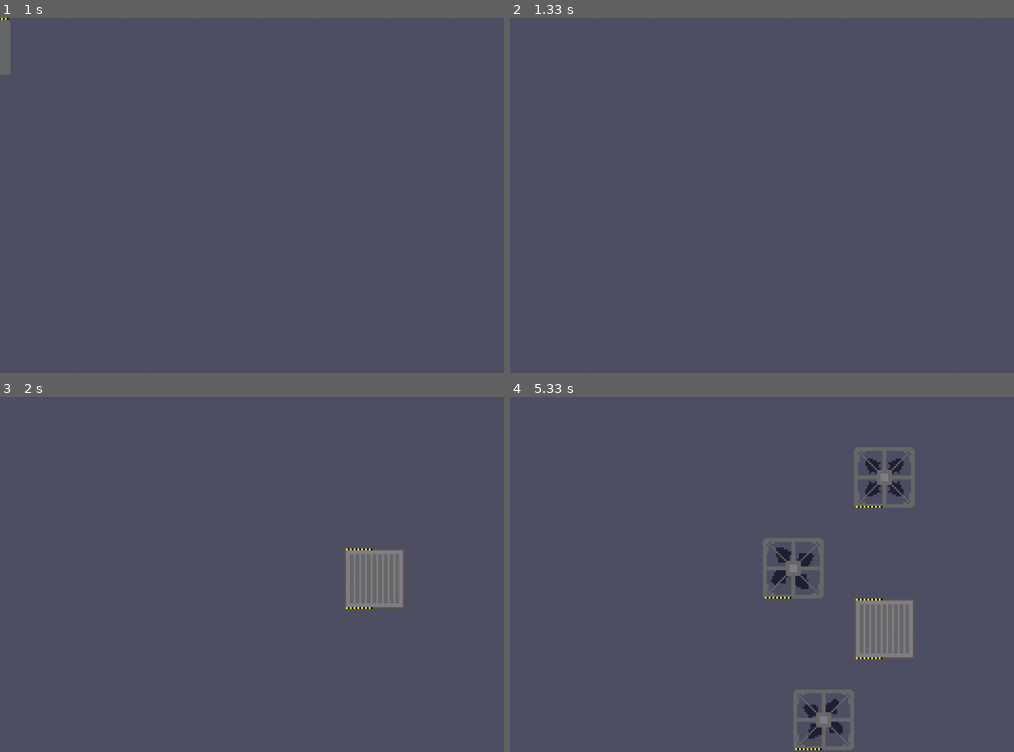
Above: before the commit, frames 1-4 (two rows, left to right).
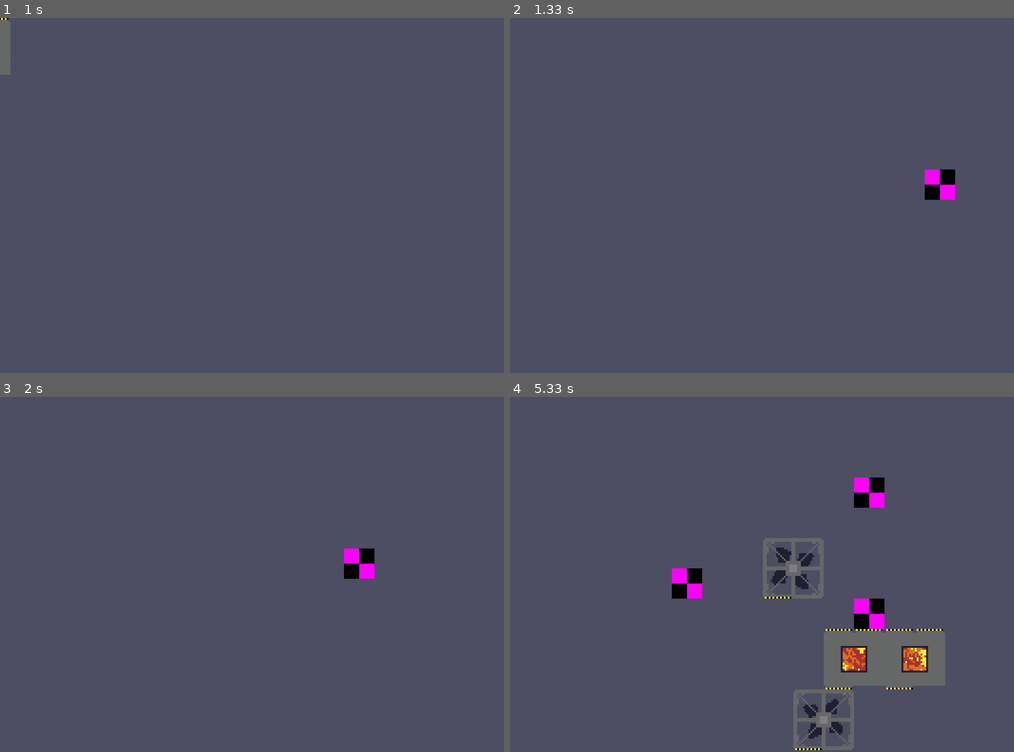
Above: after the commit, the same moments.

Repository: fijianfugufish/factory-game
Game: pygame game, started from main.pyw
Same seed, same stepped clock (60 frames per second), same inputs: the game is played once before the commit and once after it.
Inputs (mouse positions are in pixels of both pictures, inside the frame that each line leads up to):
- Up to frame 1 (1 s): tap V at 0.33 s; hold Z from 0.67 s (still down); hold D from 0.67 s (still down); move the mouse to (428, 184) at 0.7 s
- Up to frame 2 (1.33 s): release Z at 1.13 s; release D at 1.13 s; tap T at 1.17 s
- Up to frame 3 (2 s): hold I 1.5-1.97 s; hold D 1.5-1.97 s; move the mouse to (312, 652) at 1.53 s
- Up to frame 4 (5.33 s): tap C at 2, 3.32, 4.72 s; hold D 2.33-2.8 s; move the mouse to (847, 450) at 2.37 s; tap T at 2.48, 3.82, 5.15 s; hold W 2.83-3.13 s; move the mouse to (832, 606) at 2.87 s; tap V at 2.98, 4.38 s; hold D 3.17-3.63 s; move the mouse to (782, 453) at 3.2 s; hold A 3.67-4.2 s; move the mouse to (585, 563) at 3.7 s; hold S 4.23-4.53 s; move the mouse to (777, 613) at 4.27 s; hold A 4.57-4.97 s; move the mouse to (751, 514) at 4.6 s; hold W from 5 s (still down); move the mouse to (903, 631) at 5.03 s

Frame 1 is identical in both runs. In frame 2, 0.5% of the frame differs, in the area x 82-89%, y 42-52%; in frame 3, 1.8%; in frame 4, 5.8%, in the area x 32-87%, y 14-83%.

Commit message:
added unconditional routers

Diff:
--- a/decodeFactory.py
+++ b/decodeFactory.py
@@ -23,6 +23,7 @@
 visibleMachines: set[int] = set()
 visibleProducers: set[int] = set()
 visibleInventories: set[int] = set()
+visibleRouters: set[int] = set()
 visibleItems: dict[int, "Item"] = {}
 visibleSprites: list[pygameui.Sprite] = []
 # the seemingly complex keys ensure that every tranport and id sprite pairs are able to be referenced uniquely
@@ -115,6 +116,21 @@
                 self.changeImage(_BasicContainerSprite)
             case _:
                 raise ValueError(f"unknown inventory type {type!r}")
+
+        self.id = id
+        self.z = 1
+
+        self.worldPos = worldPos
+
+class Router(pygameui.Sprite):
+    def __init__(self, x, y, id, worldPos, type, **kwargs):
+        super().__init__(x, y, w = 1 * 64, h = 1 * 64, **kwargs)
+
+        match type:
+            case "Combiner":
+                ... # no assets
+            case _:
+                raise ValueError(f"unknown router type {type!r}")
 
         self.id = id
         self.z = 1
@@ -389,6 +405,19 @@
             box.setFlipped(*inventory.flipped)
             _addComponentSprite(id, box)
 
+    # decode for routers
+    elif id in factory.routers:
+        router = factory.routers[id]
+        pos = router.position
+
+        screenPos = worldToSreen(pos)
+
+        if not isOffscreen(screenPos):
+            split = Router(screenPos[0], screenPos[1], id, pos, router.type)
+            split.rotation = router.rotation.value
+            split.setFlipped(*router.flipped)
+            _addComponentSprite(id, split)
+
 def _renderVisibleItems(factory: fac.Factory):
     global nextVisibleItemid
 
@@ -544,6 +573,35 @@
                     occupiedSpaces.discard(pos)
                     visibleComponentsAt.pop(pos, None)
 
+    for router in factory.routers.values():
+        offscreen = isOffscreen(worldToSreen(router.position))
+
+        width, height = router.size
+
+        if router.rotation in (fac.Directions.East, fac.Directions.West):
+            width, height = height, width
+
+        if not offscreen and router.id not in visibleRouters:
+            visibleRouters.add(router.id)
+
+            # add occupied positions
+            for x in range(width):
+                for y in range(height):
+                    pos = (router.position[0] + x, router.position[1] + y)
+                    occupiedSpaces.add(pos)
+                    visibleComponentsAt[pos] = router.id
+
+        elif offscreen and router.id in visibleRouters:
+            visibleRouters.remove(router.id)
+            _destroyComponentSprites(router.id)
+
+            # remove occupied positions
+            for x in range(width):
+                for y in range(height):
+                    pos = (router.position[0] + x, router.position[1] + y)
+                    occupiedSpaces.discard(pos)
+                    visibleComponentsAt.pop(pos, None)
+
 def decodeAndRender(factory: fac.Factory, dt = 0, moved = False, forceRender = False):
     """render all factory components onscreen"""
     global cameraPos, lastCameraPos, renderDistance, _transportFrameSync
@@ -564,6 +622,10 @@
         for inventoryid in visibleInventories:
             if inventoryid not in componentSprites:
                 _decodeFactoryComponent(factory, inventoryid)
+
+        for routerid in visibleRouters:
+                if routerid not in componentSprites:
+                    _decodeFactoryComponent(factory, routerid)
 
         lastCameraPos = copy(cameraPos)
 
--- a/encodeFactory.py
+++ b/encodeFactory.py
@@ -19,6 +19,9 @@
         case fac.Inventory():
             _validateAndEncodeComponent(factory, component, worldPos, orientation, flip)
 
+        case fac.Router():
+            _validateAndEncodeComponent(factory, component, worldPos, orientation, flip)
+
         case _:
             raise ValueError(f"unknown component type {component!r}")
 
@@ -69,6 +72,9 @@
 
     elif componentid in factory.inventories:
         factory.destroyInventory(componentid)
+
+    elif componentid in factory.routers:
+        factory.destroyRouter(componentid)
 
     dec._destroyComponentSprites(componentid)
 
@@ -124,6 +130,9 @@
         _checkAndConnectComponent(factory, componentid, transportid)
 
     elif componentid in factory.producers:
+        _checkAndConnectComponent(factory, componentid, transportid)
+
+    elif componentid in factory.routers:
         _checkAndConnectComponent(factory, componentid, transportid)
 
 def _validateAndEncodeTransport(factory: fac.Factory, transport,
@@ -303,6 +312,48 @@
             elif transportid not in component.output:
                 component.output.append(transportid)
 
+    elif componentid in factory.routers:
+        if isInput:
+            if component.input is None:
+                component.input = [transportid]
+            elif transportid not in component.input:
+                component.input.append(transportid)
+
+        else:
+            if component.output is None:
+                component.output = [transportid]
+            elif transportid not in component.output:
+                component.output.append(transportid)
+
+def _transformPort(x, y, side, size, rotation, flipped):
+    width, height = size
+
+    # rotate clockwise
+    for _ in range(rotation.value // 90):
+        x, y = height - 1 - y, x
+        width, height = height, width
+        side = fac.Directions((side.value + 90) % 360)
+
+    # flip X
+    if flipped[0]:
+        x = width - 1 - x
+
+        if side is fac.Directions.East:
+            side = fac.Directions.West
+        elif side is fac.Directions.West:
+            side = fac.Directions.East
+
+    # flip Y
+    if flipped[1]:
+        y = height - 1 - y
+
+        if side is fac.Directions.North:
+            side = fac.Directions.South
+        elif side is fac.Directions.South:
+            side = fac.Directions.North
+
+    return x, y, side
+
 def _checkAndConnectComponent(factory: fac.Factory, componentid: int, transportid: int):
     component = None
 
@@ -315,65 +366,62 @@
     elif componentid in factory.inventories:
         component = factory.inventories[componentid]
 
+    elif componentid in factory.routers:
+        component = factory.routers[componentid]
+
     if component is None:
         raise BaseException("component is lowk none")
 
     transport = factory.transports[transportid]
 
-    componentIO = None
+    # ports:
+    #  1: input
+    # -1: output
+    #  2: input or output
+    # each port is (x, y, side, type)
+
+    componentPorts = None
 
     if isinstance(component, fac.Machine):
         if component.size == (2, 2):
-            componentIO = [
-                [1, 1],
-                [-1, 0]
+            componentPorts = [
+                (0, 0, fac.Directions.North, 1),
+                (1, 0, fac.Directions.North, 1),
+                (0, 1, fac.Directions.South, -1),
             ]
-            print("firnace")
 
         elif component.size == (3, 2):
-            componentIO = [
-                [1, 1, 1],
-                [0, -1, 0]
+            componentPorts = [
+                (0, 0, fac.Directions.North, 1),
+                (1, 0, fac.Directions.North, 1),
+                (2, 0, fac.Directions.North, 1),
+                (1, 1, fac.Directions.South, -1),
             ]
 
     elif isinstance(component, fac.Producer):
         if component.size == (2, 2):
-            componentIO = [
-                [0, 0],
-                [-1, 0]
+            componentPorts = [
+                (0, 1, fac.Directions.South, -1),
             ]
 
     elif isinstance(component, fac.Inventory):
         if component.size == (2, 2):
-            componentIO = [
-                [2, 0],
-                [2, 0]
+            componentPorts = [
+                (0, 0, fac.Directions.North, 2),
+                (0, 1, fac.Directions.South, 2),
             ]
 
-    if componentIO is None:
-        raise BaseException("component io is lowk none")
-
-    componentIO = _rotateMatrix(componentIO, component.rotation.value // 90)
-
-    if component.flipped[0]:
-        componentIO = _flipMatrixX(componentIO)
-
-    if component.flipped[1]:
-        componentIO = _flipMatrixY(componentIO)
-
-    portDirection = fac.Directions((fac.Directions.South.value + component.rotation.value) % 360)
-
-    if component.flipped[0]:
-        if portDirection is fac.Directions.East:
-            portDirection = fac.Directions.West
-        elif portDirection is fac.Directions.West:
-            portDirection = fac.Directions.East
-
-    if component.flipped[1]:
-        if portDirection is fac.Directions.North:
-            portDirection = fac.Directions.South
-        elif portDirection is fac.Directions.South:
-            portDirection = fac.Directions.North
+    elif isinstance(component, fac.Router):
+        if component.size == (1, 1):
+            if component.type == "Combiner":
+                componentPorts = [
+                    (0, 0, fac.Directions.West, 1),
+                    (0, 0, fac.Directions.North, 1),
+                    (0, 0, fac.Directions.East, -1),
+                ]
+
+    if componentPorts is None:
+        raise BaseException("component ports is lowk none")
 
     directionOffsets = {
         fac.Directions.North: (0, -1),
@@ -382,48 +430,48 @@
         fac.Directions.West: (-1, 0)
     }
 
-    dx, dy = directionOffsets[portDirection]
-
-    for y, row in enumerate(componentIO):
-        for x, port in enumerate(row):
-            if port == 0:
-                continue
-
-            componentPortPos = (component.position[0] + x, component.position[1] + y)
-
-            if port == 1:
-                transportPos = (componentPortPos[0] - dx, componentPortPos[1] - dy)
-
-                if transport.turns[-1][0] == transportPos and transport.finalDirection is portDirection:
-                    _connectComponent(factory, component, componentid, transportid, True)
-
-            elif port == -1:
-                transportPos = (componentPortPos[0] + dx, componentPortPos[1] + dy)
-
-                if transport.turns[0][0] == transportPos and transport.initialDirection is portDirection:
-                    _connectComponent(factory, component, componentid, transportid, False)
-
-            elif port == 2:
-                oppositeDirection = fac.Directions((portDirection.value + 180) % 360)
-
-                beforePos = (componentPortPos[0] - dx, componentPortPos[1] - dy)
-                afterPos = (componentPortPos[0] + dx, componentPortPos[1] + dy)
-
-                # conveyor entering from the "before" side
-                if transport.turns[-1][0] == beforePos and transport.finalDirection is portDirection:
-                    _connectComponent(factory, component, componentid, transportid, True)
-
-                # conveyor leaving from the "before" side
-                elif transport.turns[0][0] == beforePos and transport.initialDirection is oppositeDirection:
-                    _connectComponent(factory, component, componentid, transportid, False)
-
-                # conveyor leaving from the "after" side
-                elif transport.turns[0][0] == afterPos and transport.initialDirection is portDirection:
-                    _connectComponent(factory, component, componentid, transportid, False)
-
-                # conveyor entering from the "after" side
-                elif transport.turns[-1][0] == afterPos and transport.finalDirection is oppositeDirection:
-                    _connectComponent(factory, component, componentid, transportid, True)
+    for x, y, side, portType in componentPorts:
+        x, y, side = _transformPort(
+            x,
+            y,
+            side,
+            component.size,
+            component.rotation,
+            component.flipped
+        )
+
+        componentPortPos = (
+            component.position[0] + x,
+            component.position[1] + y
+        )
+
+        dx, dy = directionOffsets[side]
+
+        transportPos = (
+            componentPortPos[0] + dx,
+            componentPortPos[1] + dy
+        )
+
+        incomingDirection = fac.Directions((side.value + 180) % 360)
+        outgoingDirection = side
+
+        # INPUT
+        if portType == 1:
+            if transport.turns[-1][0] == transportPos and transport.finalDirection is incomingDirection:
+                _connectComponent(factory, component, componentid, transportid, True)
+
+        # OUTPUT
+        elif portType == -1:
+            if transport.turns[0][0] == transportPos and transport.initialDirection is outgoingDirection:
+                _connectComponent(factory, component, componentid, transportid, False)
+
+        # BOTH
+        elif portType == 2:
+            if transport.turns[-1][0] == transportPos and transport.finalDirection is incomingDirection:
+                _connectComponent(factory, component, componentid, transportid, True)
+
+            elif transport.turns[0][0] == transportPos and transport.initialDirection is outgoingDirection:
+                _connectComponent(factory, component, componentid, transportid, False)
 
 def _validateAndEncodeComponent(factory: fac.Factory, component, worldPos: tuple[int, int], orientation: fac.Directions, flip: tuple[bool, bool]):
     width, height = component.size
@@ -454,6 +502,10 @@
         componentid = factory.addInventory(component)
         factory.updateInventory(componentid, position = worldPos, rotation = orientation, flipped = flip)
 
+    elif isinstance(component, fac.Router):
+        componentid = factory.addRouter(component)
+        factory.updateRouter(componentid, position = worldPos, rotation = orientation, flipped = flip)
+
     else:
         raise ValueError(f"unknown component {component!r}")
 
--- a/factory.py
+++ b/factory.py
@@ -87,7 +87,7 @@
 class Producer():
     type: str
     material: Items
-    speed: int
+    speed: float
     efficiency: int
     maxItems: int
     size: tuple[int, int]
@@ -102,7 +102,28 @@
     def totalItems(self) -> int:
         return sum(self.inventory.values())
 
-#todo add routers
+@dataclass
+class Router():
+    type: str
+    speed: float
+    maxItems: int
+    size: tuple[int, int]
+    position: tuple[int, int] = (0, 0)
+    rotation: Directions = Directions.North
+    flipped: tuple[bool, bool] = (False, False)  # (flipped x, flipped y)
+    inventory: dict[Items, int] = field(default_factory = dict)
+    condition: callable = lambda: ...
+    input: list[int] | None = None
+    output: list[int] | None = None
+    outputPos: list[int] | None = None # output pos in item units
+    outputting: int = 0  # index of current output
+    inputting: int = 0   # index of current input
+    progress: float = 0
+    ready: bool = False
+    id: int = 0
+
+    def totalItems(self) -> int:
+        return sum(self.inventory.values())
 
 conveyor = Transport(
     type = "StandardConveyorBelt",
@@ -144,6 +165,13 @@
     size = (2, 2)
 )
 
+basicCombiner = Router(
+    type = "Combiner",
+    maxItems = 2,
+    speed = 0.5,
+    size = (1, 1),
+)
+
 #!    size is currently unused.
 #todo make it matter when instantiating sprites
 
@@ -153,6 +181,7 @@
         self.machines: dict[int, Machine] = {}
         self.transports: dict[int, Transport] = {}
         self.inventories: dict[int, Inventory] = {}
+        self.routers: dict[int, Router] = {}
 
         self.nextid = 1
 
@@ -673,6 +702,32 @@
     def destroyInventory(self, inventoryid: int):
         del self.inventories[inventoryid]
 
+    def addRouter(self, routerTemplate: Router) -> int:
+        router = deepcopy(routerTemplate)
+
+        router.id = self.nextid
+        self.routers[router.id] = router
+
+        self.nextid += 1
+
+        return router.id
+
+    def updateRouter(self, routerid: int, *,
+                        inputids: list[int] = _MISSING, outputids: list[int] = _MISSING,
+                        position: tuple[int, int] = _MISSING,
+                        rotation: Directions = _MISSING,
+                        flipped: tuple[bool, bool] = _MISSING):
+        router = self.routers[routerid]
+
+        if inputids  is not _MISSING: router.input = inputids
+        if outputids is not _MISSING: router.output = outputids
+        if position  is not _MISSING: router.position = position
+        if rotation  is not _MISSING: router.rotation = rotation
+        if flipped   is not _MISSING: router.flipped = flipped
+
+    def destroyRouter(self, routerid: int):
+        del self.routers[routerid]
+
     def _stepProducers(self, dt):
         for id, producer in self.producers.items():
             if producer.material is None: continue
@@ -741,6 +796,26 @@
                     item[1] = farthest
 
                 farthest = item[1] - 1
+
+    def _stepRouters(self, dt):
+        for id, router in self.routers.items():
+            router.progress += dt
+
+            if router.progress < router.speed:
+                router.ready = False
+                continue
+
+            # set ready flag
+            router.ready = True
+
+            #todo if router is conditional make the condition affect output
+            if router.output:
+                router.outputting = (router.outputting + 1) % len(router.output)
+
+            if router.input:
+                router.inputting = (router.inputting + 1) % len(router.input)
+
+            router.progress = 0
 
     def _stepConnections(self):
         """resolve in/outputs"""
@@ -865,10 +940,60 @@
                         del transport.items[0]
                         del transport.itemids[0]
 
-                        # add item into the machine
+                        # add item into the inventory
                         inventory.inventory[itemToTransport] = inventory.inventory.get(itemToTransport, 0) + 1
 
                         #print(f"{itemToTransport.name} stored")
+
+        # resolve router i/o
+        for id, router in self.routers.items():
+            if not router.ready: continue
+
+            if router.output and router.inventory:
+                output = router.output[router.outputting]
+
+                if output in self.transports:
+                    # check for space on the transport
+                    transport = self.transports[output]
+                    if transport.items:
+                        if transport.items[-1][1] < 1: continue
+
+                    # remove item from router
+                    itemToTransfer = next(iter(router.inventory), None)
+                    router.inventory[itemToTransfer] -= 1
+
+                    if router.inventory[itemToTransfer] <= 0:
+                        del router.inventory[itemToTransfer]
+
+                    # transfer to transport at position 0
+                    transport.items.append([itemToTransfer, 0])
+                    # id item
+                    transport.itemids.append(self.nextid)
+                    self.nextid += 1
+
+            if router.input:
+                input = router.input[router.inputting]
+
+                if input in self.transports:
+                    # check for item at end of transport
+                    transport = self.transports[input]
+                    if transport.items:
+                        if transport.items[0][1] / 2 < transport.length: continue
+                    else: continue
+
+                    # check for space in the router
+                    if router.totalItems() >= router.maxItems: continue
+
+                    itemToTransport = transport.items[0][0]
+
+                    transport.lastDestroyedid = transport.itemids[0] # flag to the renderer to destroy the visual rep
+
+                    # remove last item from transport
+                    del transport.items[0]
+                    del transport.itemids[0]
+
+                    # add item into the router
+                    router.inventory[itemToTransport] = router.inventory.get(itemToTransport, 0) + 1
 
     def step(self, dt: float):
         """main factory update function"""
@@ -876,6 +1001,7 @@
         self._stepProducers(dt)
         self._stepMachines(dt)
         self._stepTransports(dt)
+        self._stepRouters(dt)
         self._stepConnections()
 
         # todo fix known edgecases
--- a/main.pyw
+++ b/main.pyw
@@ -44,16 +44,19 @@
                     placeComponent(mainFactory, fac.conveyor, screenToWorld(mouse.get_pos()), direction, (flipx, flipy), bent = bent)
                     decodeAndRender(mainFactory, dt = dt, forceRender = True)
                 elif e.key == K_v:
-                    placeComponent(mainFactory, fac.furnace, screenToWorld(mouse.get_pos()), direction, (flipx, flipy), bent = bent)
+                    placeComponent(mainFactory, fac.furnace, screenToWorld(mouse.get_pos()), direction, (flipx, flipy))
                     decodeAndRender(mainFactory, dt = dt, forceRender = True)
                 elif e.key == K_c:
-                    placeComponent(mainFactory, fac.drill, screenToWorld(mouse.get_pos()), direction, (flipx, flipy), bent = bent)
+                    placeComponent(mainFactory, fac.drill, screenToWorld(mouse.get_pos()), direction, (flipx, flipy))
                     decodeAndRender(mainFactory, dt = dt, forceRender = True)
                 elif e.key == K_i:
-                    placeComponent(mainFactory, fac.basicContainer, screenToWorld(mouse.get_pos()), direction, (flipx, flipy), bent = bent)
+                    placeComponent(mainFactory, fac.basicContainer, screenToWorld(mouse.get_pos()), direction, (flipx, flipy))
                     decodeAndRender(mainFactory, dt = dt, forceRender = True)
                 elif e.key == K_z:
-                    placeComponent(mainFactory, fac.drill2, screenToWorld(mouse.get_pos()), direction, (flipx, flipy), bent = bent)
+                    placeComponent(mainFactory, fac.drill2, screenToWorld(mouse.get_pos()), direction, (flipx, flipy))
+                    decodeAndRender(mainFactory, dt = dt, forceRender = True)
+                elif e.key == K_t:
+                    placeComponent(mainFactory, fac.basicCombiner, screenToWorld(mouse.get_pos()), direction, (flipx, flipy))
                     decodeAndRender(mainFactory, dt = dt, forceRender = True)
                 elif e.key == K_o:
                     deleteAt(mainFactory, screenToWorld(mouse.get_pos()))
